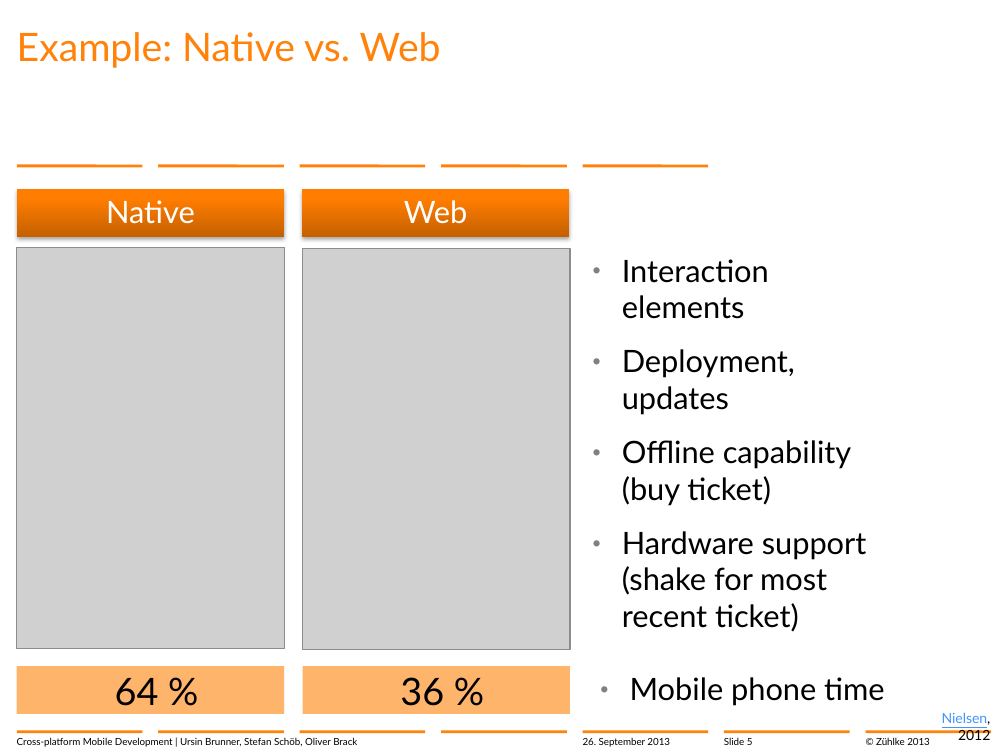
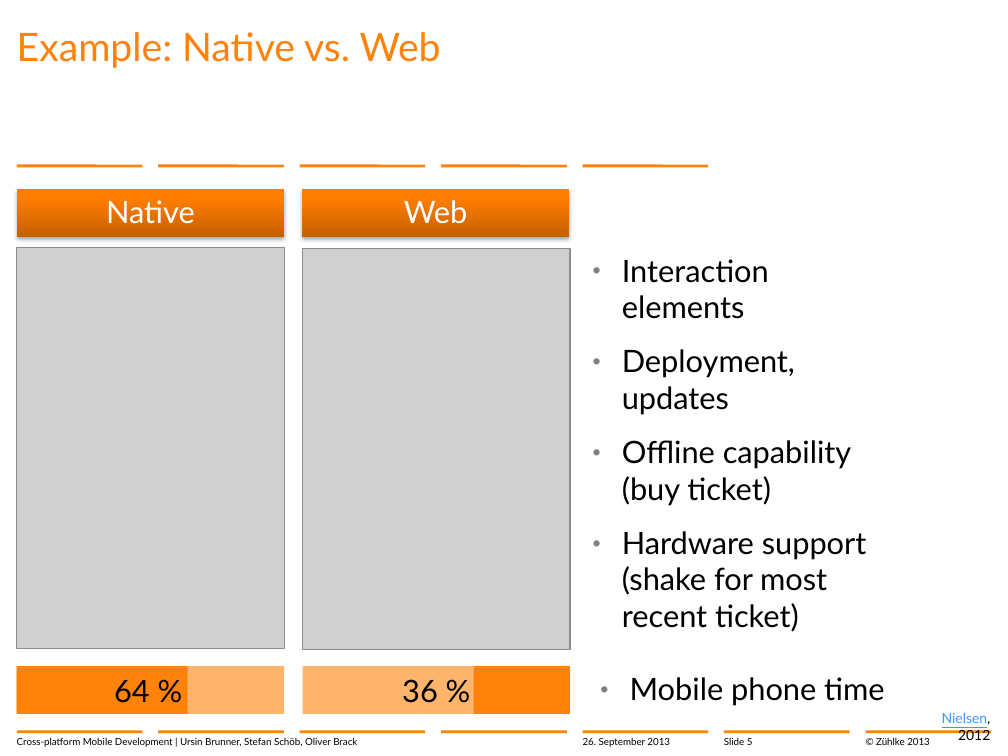
Before and after one commit to brunnurs/zxm, a slide deck: slide 5 of docs/13-09-26 Cross-platform mobile development with C#.pptx. Drawn at 1008x756 pixels with LibreOffice and Linux fonts; fonts in the diff are those of the drawing; grey boxes stand for pictures; background and template pictures are left out. Boxes give left, top, right and bottom in pixels: in the first picture for what was removed or moved away, otherwise in the second. Text is boxed around its words. In the diff, an @@ line names an element or a change of style, - is before the commit and + after.

Commit message:
Slides updated

```diff
--- a/docs/13-09-26 Cross-platform mobile development with C#.pptx
+++ b/docs/13-09-26 Cross-platform mobile development with C#.pptx
@@ rectangle added at bbox=[17, 666, 188, 714], fill #FF820A @@
@@ text added at bbox=[114, 680, 150, 703], 22 pt, text #000000 @@
+64 %
@@ text in rectangle at bbox=[115, 678, 159, 706]: text removed @@
-64 %
@@ text in rectangle at bbox=[400, 677, 444, 706]: text removed @@
-36 %
@@ text added at bbox=[402, 679, 438, 703], 22 pt, text #000000 @@
+36 %
@@ rectangle added at bbox=[474, 666, 571, 714], fill #FF820A @@
```
Also in this commit, not shown: 6 other slides changed.
